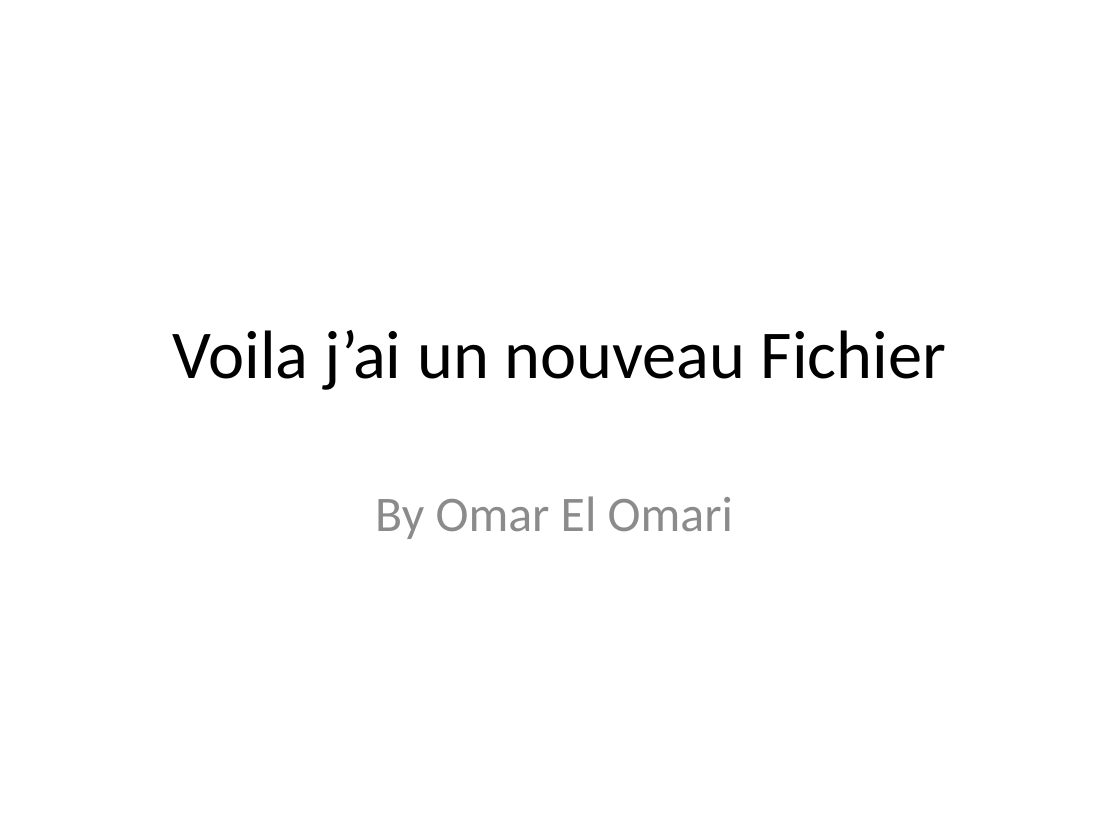
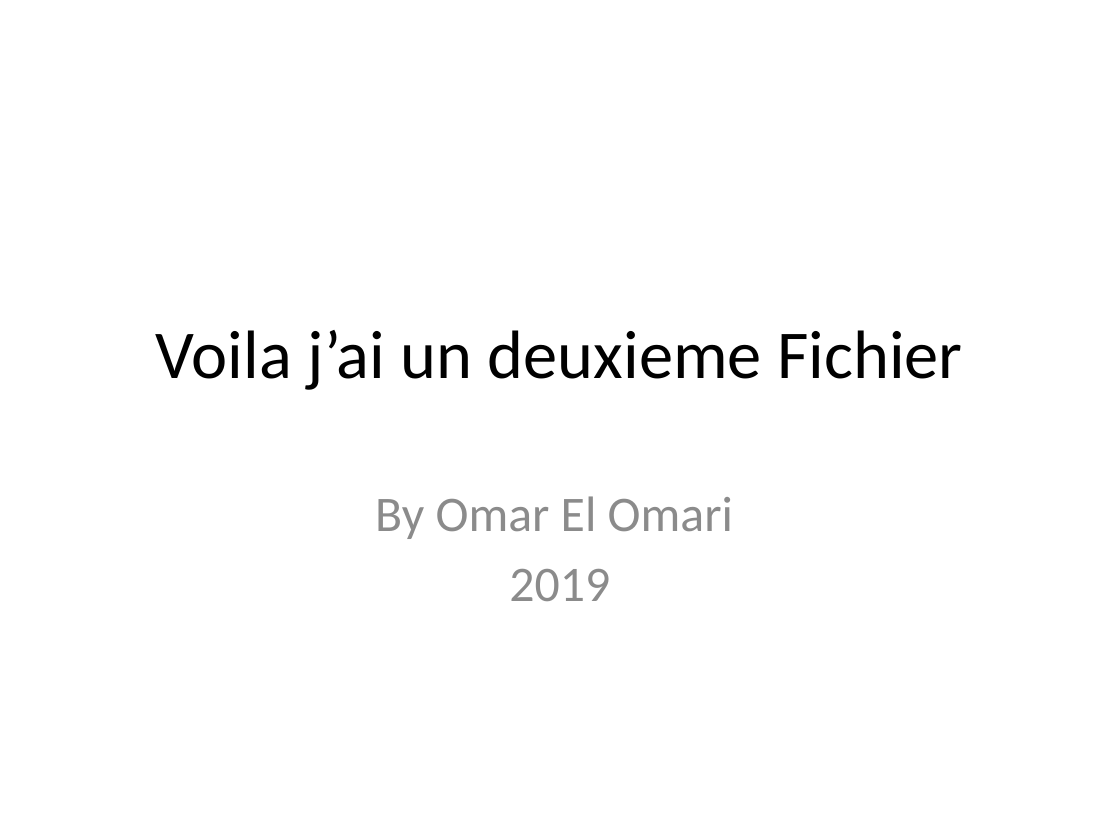
Before and after one commit to IZM2017/TestProject, a slide deck: slide 1 of TestTamA.pptx. Drawn at 1120x840 pixels with LibreOffice and Linux fonts; fonts in the diff are those of the drawing. Boxes give left, top, right and bottom in pixels: in the first picture for what was removed or moved away, otherwise in the second. Text is boxed around its words. In the diff, an @@ line names an element or a change of style, - is before the commit and + after.

Commit message:
update powerpoint file

```diff
--- a/TestTamA.pptx
+++ b/TestTamA.pptx
@@ title at (x1=156, y1=330, x2=962, y2=390): text changed @@
-Voila j’ai un nouveau Fichier
+Voila j’ai un deuxieme Fichier
@@ subtitle at (x1=509, y1=569, x2=610, y2=601): paragraph added @@
+2019
```
